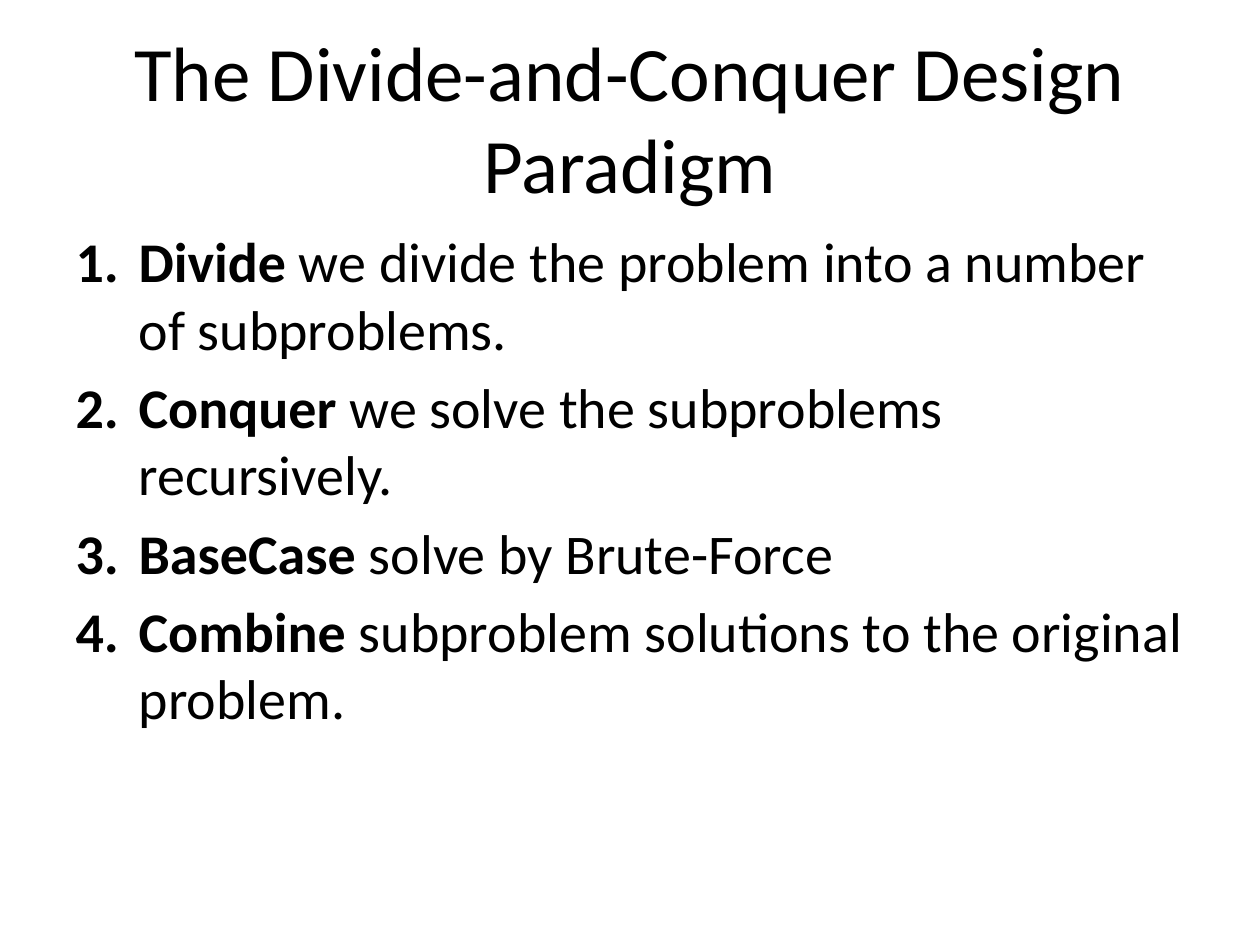
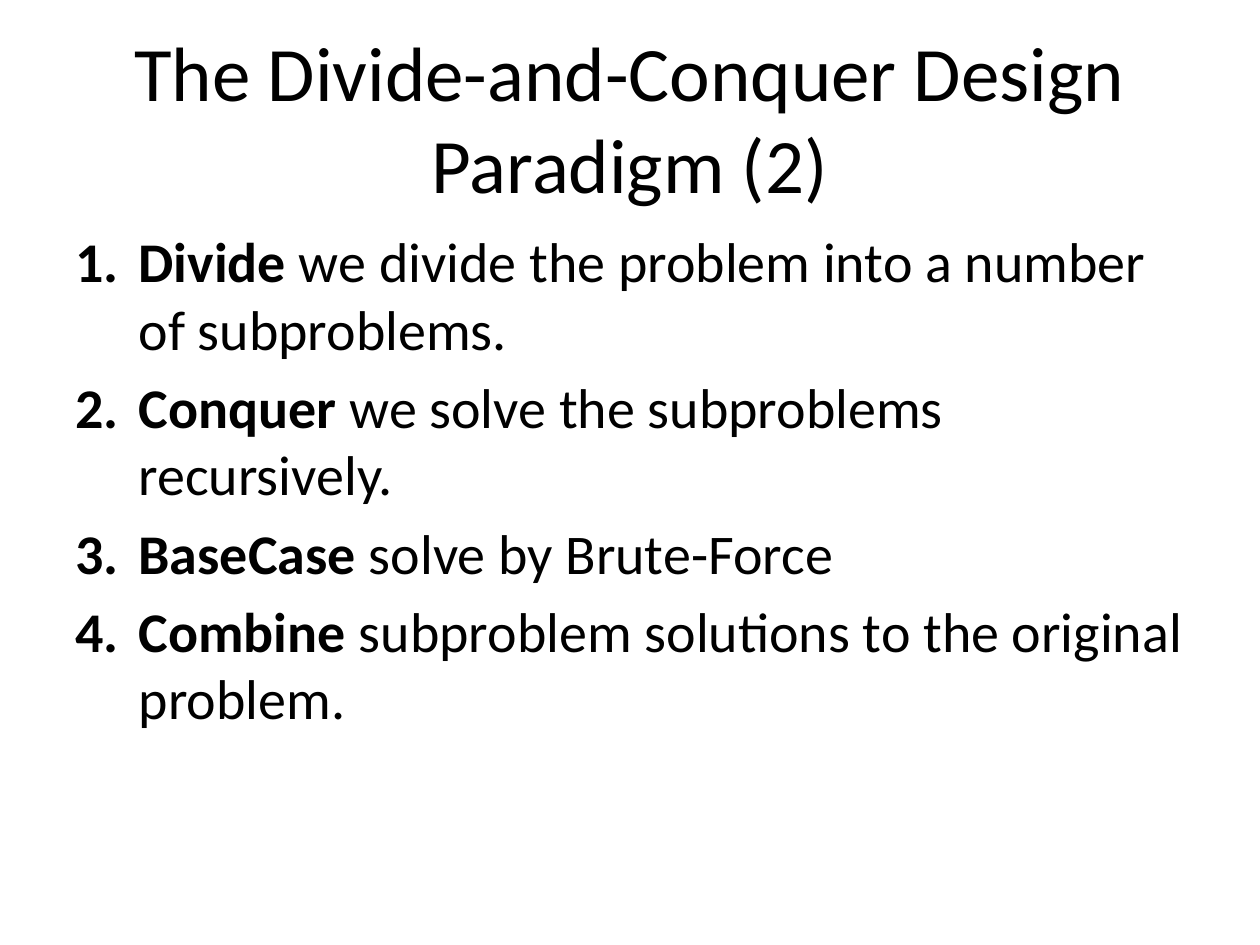
Before and after one commit to ucoruh/ce100-algorithms-and-programming-II, a slide deck: slide 58 of docs/week-2/ce100-week-2-recurrence.md_word.pptx. Drawn at 1260x945 pixels with LibreOffice and Linux fonts; fonts in the diff are those of the drawing. Boxes give left, top, right and bottom in pixels: in the first picture for what was removed or moved away, otherwise in the second. Text is boxed around its words. In the diff, an @@ line names an element or a change of style, - is before the commit and + after.

```diff
--- a/docs/week-2/ce100-week-2-recurrence.md_word.pptx
+++ b/docs/week-2/ce100-week-2-recurrence.md_word.pptx
@@ title at (134, 47, 1124, 207): text changed @@
-The Divide-and-Conquer Design Paradigm
+The Divide-and-Conquer Design Paradigm (2)
```
Also in this commit, not shown: 53 other slides changed, 13 other files.
